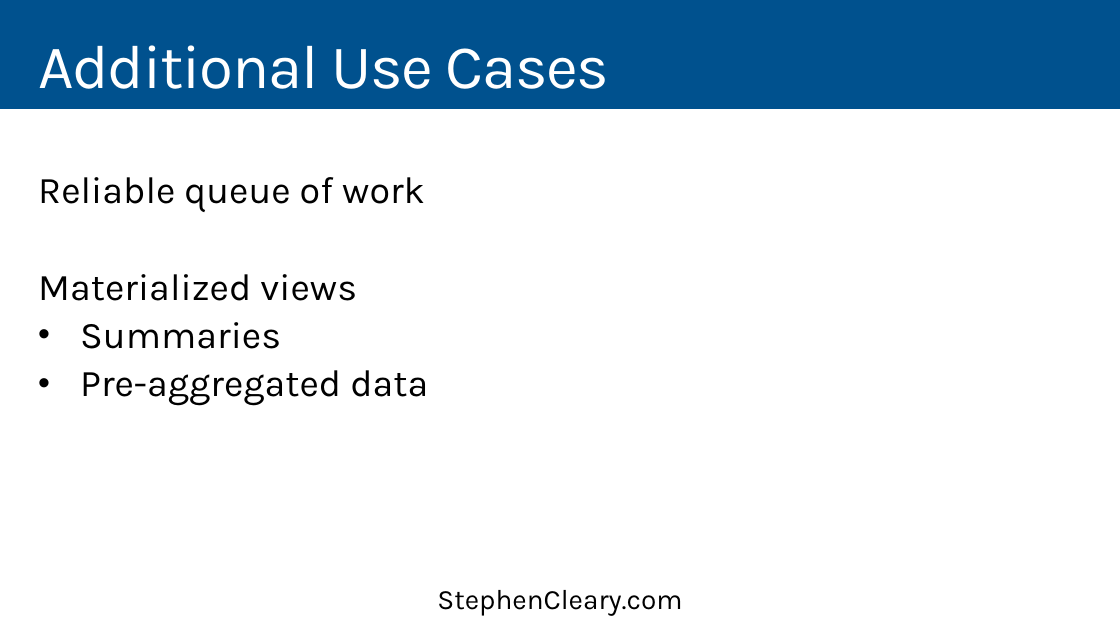
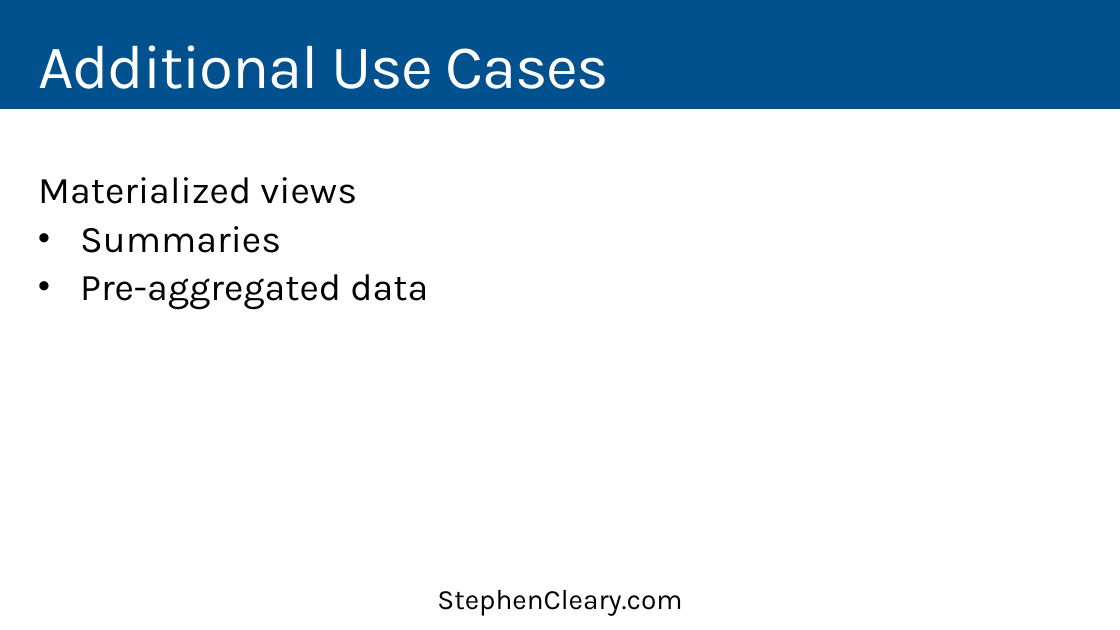
Before and after one commit to StephenCleary/Presentations, a slide deck: slide 50 of CosmosDB/CosmosDB - 16.9.pptx. Drawn at 1120x630 pixels with LibreOffice and Linux fonts; fonts in the diff are those of the drawing. Boxes give left, top, right and bottom in pixels: in the first picture for what was removed or moved away, otherwise in the second. Text is boxed around its words. In the diff, an @@ line names an element or a change of style, - is before the commit and + after.

```diff
--- a/CosmosDB/CosmosDB - 16.9.pptx
+++ b/CosmosDB/CosmosDB - 16.9.pptx
@@ text at [38,177,425,212]: paragraph removed @@
-Reliable queue of work
```
Also in this commit, not shown: 15 other slides changed, 4 other files.
